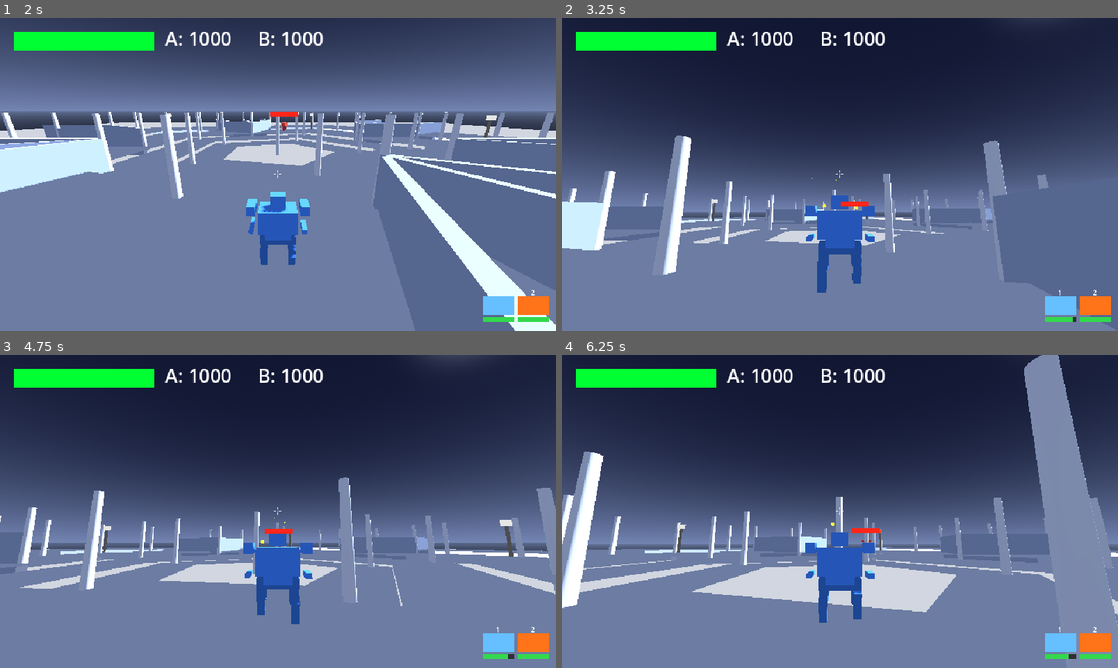
Above: before the commit, frames 1-4 (two rows, left to right).
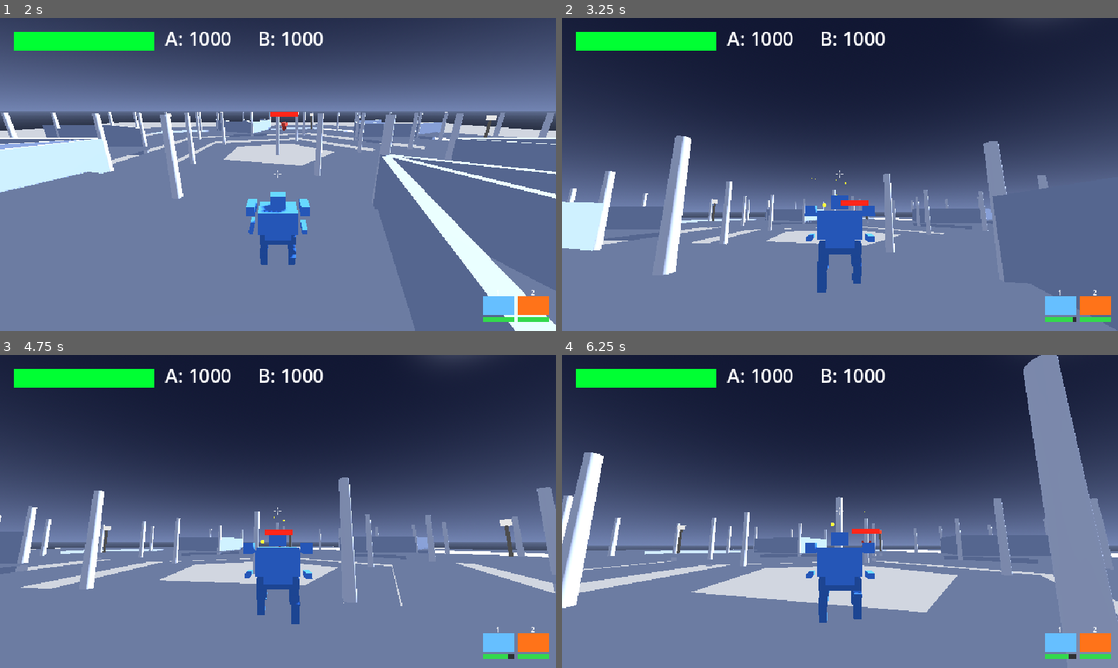
Above: after the commit, the same moments.

Repository: jonathandaley/Hardpoint
Game: Godot game, scene res://scenes/ui/TitleScreen.tscn
Same seed, same stepped clock (60 frames per second), same inputs: the game is played once before the commit and once after it.
Inputs (mouse positions are in pixels of both pictures, inside the frame that each line leads up to):
- Up to frame 1 (2 s): tap Enter (ui_accept) at 0.5, 0.77 s; move the mouse to (400, 158) at 0.52 s; press the mouse at (400, 158) at 0.53 s; hold D (move_right) 0.53-1.25 s; release the mouse at (400, 158) at 1.25 s; click "FIND MATCH" at 1.25 s
- Up to frame 2 (3.25 s): move the mouse to (812, 174) at 2.02 s; hold W (move_forward) from 2.03 s (still down); right-click (812, 174) at 2.1 s; tap Enter (ui_accept) at 2.27 s; move the mouse to (851, 168) at 2.77 s; press the mouse at (851, 168) at 2.78 s
- Up to frame 3 (4.75 s): keep holding W (move_forward); move the mouse to (272, 517) at 3.52 s; release the mouse at (272, 517) at 3.53 s; right-click (272, 517) at 3.6 s; tap Enter (ui_accept) at 3.77, 4.52 s; move the mouse to (316, 514) at 4.27 s; press the mouse at (316, 514) at 4.28 s
- Up to frame 4 (6.25 s): keep holding W (move_forward); move the mouse to (795, 508) at 5.02 s; release the mouse at (795, 508) at 5.03 s; right-click (795, 508) at 5.1 s; tap Enter (ui_accept) at 5.27 s; move the mouse to (845, 511) at 5.77 s; press the mouse at (845, 511) at 5.78 s

Frame 1 is identical in both runs. In frame 2, 0.1% of the frame differs, in the area x 0-87%, y 37-83%; in frame 3, 0.7%; in frame 4, 1.4%, in the area x 0-100%, y 0-87%.

Commit message:
Phase 2a: dynamic weapon instantiation from MechDef.weapon_slots
WeaponSlotDef resource holds position + weapon_scene per slot.
Mech.configure_weapons() clears scene-baked hardpoints and builds
them dynamically from the slot array. Arena calls configure_weapons
after spawn for both player and bot mechs.

All four MechDef .tres files now declare weapon_slots:
- Lynx/Hippogriff/Kestrel: RifleLight left, ProjectileGun right
- Warhog: RifleHeavy left, ProjectileGun right

Hardcoded weapons removed from Mech.tscn; WarhogMech.tscn deleted.

Co-Authored-By: Claude Sonnet 4.6 <noreply@anthropic.com>

Diff:
--- a/resources/mechs/Hippogriff.tres
+++ b/resources/mechs/Hippogriff.tres
@@ -1,7 +1,20 @@
-[gd_resource type="Resource" script_class="MechDef" load_steps=3 format=3]
+[gd_resource type="Resource" script_class="MechDef" load_steps=8 format=3]
 
 [ext_resource type="Script" path="res://scripts/MechDef.gd" id="1"]
 [ext_resource type="PackedScene" path="res://scenes/mech/Mech.tscn" id="2"]
+[ext_resource type="Script" path="res://scripts/WeaponSlotDef.gd" id="3"]
+[ext_resource type="PackedScene" path="res://scenes/weapons/RifleLight.tscn" id="4"]
+[ext_resource type="PackedScene" path="res://scenes/weapons/ProjectileGun.tscn" id="5"]
+
+[sub_resource type="Resource" id="1"]
+script = ExtResource("3")
+position = Vector3(-0.7, 1.1, 0.2)
+weapon_scene = ExtResource("4")
+
+[sub_resource type="Resource" id="2"]
+script = ExtResource("3")
+position = Vector3(0.7, 1.1, 0.2)
+weapon_scene = ExtResource("5")
 
 [resource]
 script = ExtResource("1")
@@ -12,4 +25,5 @@
 has_shields = false
 turn_acceleration = 8.4
 leg_rotation_speed = 15.0
+weapon_slots = [SubResource("1"), SubResource("2")]
 scene = ExtResource("2")
--- a/resources/mechs/Kestrel.tres
+++ b/resources/mechs/Kestrel.tres
@@ -1,7 +1,20 @@
-[gd_resource type="Resource" script_class="MechDef" load_steps=3 format=3]
+[gd_resource type="Resource" script_class="MechDef" load_steps=8 format=3]
 
 [ext_resource type="Script" path="res://scripts/MechDef.gd" id="1"]
 [ext_resource type="PackedScene" path="res://scenes/mech/Mech.tscn" id="2"]
+[ext_resource type="Script" path="res://scripts/WeaponSlotDef.gd" id="3"]
+[ext_resource type="PackedScene" path="res://scenes/weapons/RifleLight.tscn" id="4"]
+[ext_resource type="PackedScene" path="res://scenes/weapons/ProjectileGun.tscn" id="5"]
+
+[sub_resource type="Resource" id="1"]
+script = ExtResource("3")
+position = Vector3(-0.7, 1.1, 0.2)
+weapon_scene = ExtResource("4")
+
+[sub_resource type="Resource" id="2"]
+script = ExtResource("3")
+position = Vector3(0.7, 1.1, 0.2)
+weapon_scene = ExtResource("5")
 
 [resource]
 script = ExtResource("1")
@@ -16,4 +29,5 @@
 energy_shield_regen_delay = 3.0
 turn_acceleration = 8.4
 leg_rotation_speed = 15.0
+weapon_slots = [SubResource("1"), SubResource("2")]
 scene = ExtResource("2")
--- a/resources/mechs/Lynx.tres
+++ b/resources/mechs/Lynx.tres
@@ -1,7 +1,20 @@
-[gd_resource type="Resource" script_class="MechDef" load_steps=3 format=3]
+[gd_resource type="Resource" script_class="MechDef" load_steps=8 format=3]
 
 [ext_resource type="Script" path="res://scripts/MechDef.gd" id="1"]
 [ext_resource type="PackedScene" path="res://scenes/mech/Mech.tscn" id="2"]
+[ext_resource type="Script" path="res://scripts/WeaponSlotDef.gd" id="3"]
+[ext_resource type="PackedScene" path="res://scenes/weapons/RifleLight.tscn" id="4"]
+[ext_resource type="PackedScene" path="res://scenes/weapons/ProjectileGun.tscn" id="5"]
+
+[sub_resource type="Resource" id="1"]
+script = ExtResource("3")
+position = Vector3(-0.7, 1.1, 0.2)
+weapon_scene = ExtResource("4")
+
+[sub_resource type="Resource" id="2"]
+script = ExtResource("3")
+position = Vector3(0.7, 1.1, 0.2)
+weapon_scene = ExtResource("5")
 
 [resource]
 script = ExtResource("1")
@@ -15,4 +28,5 @@
 leg_hip_sweep = 0.16
 leg_bob_magnitude = 0.03
 leg_cycle_rate = 2.4
+weapon_slots = [SubResource("1"), SubResource("2")]
 scene = ExtResource("2")
--- a/resources/mechs/Warhog.tres
+++ b/resources/mechs/Warhog.tres
@@ -1,7 +1,20 @@
-[gd_resource type="Resource" script_class="MechDef" load_steps=3 format=3]
+[gd_resource type="Resource" script_class="MechDef" load_steps=8 format=3]
 
 [ext_resource type="Script" path="res://scripts/MechDef.gd" id="1"]
-[ext_resource type="PackedScene" path="res://scenes/mech/WarhogMech.tscn" id="2"]
+[ext_resource type="PackedScene" path="res://scenes/mech/Mech.tscn" id="2"]
+[ext_resource type="Script" path="res://scripts/WeaponSlotDef.gd" id="3"]
+[ext_resource type="PackedScene" path="res://scenes/weapons/RifleHeavy.tscn" id="4"]
+[ext_resource type="PackedScene" path="res://scenes/weapons/ProjectileGun.tscn" id="5"]
+
+[sub_resource type="Resource" id="1"]
+script = ExtResource("3")
+position = Vector3(-0.7, 1.1, 0.2)
+weapon_scene = ExtResource("4")
+
+[sub_resource type="Resource" id="2"]
+script = ExtResource("3")
+position = Vector3(0.7, 1.1, 0.2)
+weapon_scene = ExtResource("5")
 
 [resource]
 script = ExtResource("1")
@@ -16,4 +29,5 @@
 leg_hip_sweep = 0.32
 leg_bob_magnitude = 0.12
 leg_cycle_rate = 1.2
+weapon_slots = [SubResource("1"), SubResource("2")]
 scene = ExtResource("2")
--- a/scenes/arena/Arena.gd
+++ b/scenes/arena/Arena.gd
@@ -752,6 +752,7 @@
 	player_mech.leg_rotation_speed = mech_def.leg_rotation_speed
 	add_child(player_mech)
 	player_mech.configure_legs(mech_def.leg_hip_sweep, mech_def.leg_bob_magnitude, mech_def.leg_cycle_rate)
+	player_mech.configure_weapons(mech_def.weapon_slots)
 	_set_mech_color(player_mech, Color(0.25, 0.52, 0.95))
 
 	_player = Node.new()
@@ -790,6 +791,7 @@
 	player_mech.configure_legs(mech_def.leg_hip_sweep, mech_def.leg_bob_magnitude, mech_def.leg_cycle_rate)
 	player_mech.configure_shield(mech_def.has_shields, mech_def.shield_max_hp)
 	player_mech.configure_energy_shield(mech_def.has_energy_shield, mech_def.energy_shield_max_hp, mech_def.energy_shield_regen_rate, mech_def.energy_shield_regen_delay)
+	player_mech.configure_weapons(mech_def.weapon_slots)
 
 	var bot_def = load("res://resources/mechs/Hippogriff.tres")
 	bot_mech = bot_def.scene.instantiate()
@@ -805,6 +807,7 @@
 	bot_mech.configure_legs(bot_def.leg_hip_sweep, bot_def.leg_bob_magnitude, bot_def.leg_cycle_rate)
 	bot_mech.configure_shield(bot_def.has_shields, bot_def.shield_max_hp)
 	bot_mech.configure_energy_shield(bot_def.has_energy_shield, bot_def.energy_shield_max_hp, bot_def.energy_shield_regen_rate, bot_def.energy_shield_regen_delay)
+	bot_mech.configure_weapons(bot_def.weapon_slots)
 
 func _create_steps() -> void:
 	var mat := StandardMaterial3D.new()
--- a/scenes/mech/Mech.tscn
+++ b/scenes/mech/Mech.tscn
@@ -1,9 +1,7 @@
-[gd_scene load_steps=21 format=3]
+[gd_scene load_steps=19 format=3]
 
 [ext_resource type="Script" path="res://scripts/Mech.gd" id="1"]
 [ext_resource type="Script" path="res://scripts/BipedLegs.gd" id="2"]
-[ext_resource type="PackedScene" path="res://scenes/weapons/RifleLight.tscn" id="7"]
-[ext_resource type="PackedScene" path="res://scenes/weapons/ProjectileGun.tscn" id="8"]
 [ext_resource type="Script" path="res://scripts/PhysicalShield.gd" id="17"]
 [ext_resource type="Script" path="res://scripts/EnergyShield.gd" id="21"]
 
@@ -149,19 +147,6 @@
 mesh = SubResource("15")
 surface_material_override/0 = SubResource("4")
 
-[node name="HardpointLeft" type="Node3D" parent="Torso"]
-position = Vector3(-0.7, 1.1, 0.2)
-
-[node name="RifleLight" parent="Torso/HardpointLeft" instance=ExtResource("7")]
-
-[node name="HardpointRight" type="Node3D" parent="Torso"]
-position = Vector3(0.7, 1.1, 0.2)
-
-[node name="ProjectileGun" parent="Torso/HardpointRight" instance=ExtResource("8")]
-damage = 50.0
-fire_rate = 1.0
-projectile_speed = 35.0
-
 [node name="CameraArm" type="SpringArm3D" parent="Torso"]
 position = Vector3(0, 2.6, 0)
 rotation = Vector3(-0.3, 0, 0)
--- a/scenes/mech/WarhogMech.tscn
+++ /dev/null
@@ -1,190 +0,0 @@
-[gd_scene load_steps=21 format=3]
-
-[ext_resource type="Script" path="res://scripts/Mech.gd" id="1"]
-[ext_resource type="Script" path="res://scripts/BipedLegs.gd" id="2"]
-[ext_resource type="PackedScene" path="res://scenes/weapons/RifleHeavy.tscn" id="7"]
-[ext_resource type="PackedScene" path="res://scenes/weapons/ProjectileGun.tscn" id="8"]
-[ext_resource type="Script" path="res://scripts/PhysicalShield.gd" id="17"]
-[ext_resource type="Script" path="res://scripts/EnergyShield.gd" id="21"]
-
-[sub_resource type="CapsuleShape3D" id="3"]
-radius = 0.5
-height = 2.0
-
-[sub_resource type="StandardMaterial3D" id="4"]
-albedo_color = Color(0.55, 0.6, 0.65, 1)
-shading_mode = 0
-
-[sub_resource type="StandardMaterial3D" id="7"]
-albedo_color = Color(0.45, 0.5, 0.55, 1)
-shading_mode = 0
-
-[sub_resource type="BoxMesh" id="9"]
-size = Vector3(0.95, 0.22, 0.52)
-
-[sub_resource type="BoxMesh" id="10"]
-size = Vector3(0.22, 0.55, 0.20)
-
-[sub_resource type="BoxMesh" id="11"]
-size = Vector3(0.20, 0.55, 0.18)
-
-[sub_resource type="BoxMesh" id="16"]
-size = Vector3(0.18, 0.55, 0.16)
-
-[sub_resource type="BoxMesh" id="12"]
-size = Vector3(0.65, 0.18, 0.58)
-
-[sub_resource type="BoxMesh" id="13"]
-size = Vector3(0.98, 0.60, 0.72)
-
-[sub_resource type="BoxMesh" id="14"]
-size = Vector3(0.22, 0.24, 0.52)
-
-[sub_resource type="BoxMesh" id="15"]
-size = Vector3(0.40, 0.30, 0.36)
-
-[sub_resource type="BoxShape3D" id="18"]
-size = Vector3(1.6, 2.2, 0.06)
-
-[sub_resource type="BoxMesh" id="19"]
-size = Vector3(1.6, 2.2, 0.06)
-
-[sub_resource type="StandardMaterial3D" id="20"]
-albedo_color = Color(0.4, 0.6, 1.0, 1)
-shading_mode = 0
-
-[node name="Mech" type="CharacterBody3D"]
-script = ExtResource("1")
-
-[node name="CollisionShape3D" type="CollisionShape3D" parent="."]
-position = Vector3(0, 1, 0)
-shape = SubResource("3")
-
-[node name="Legs" type="Node3D" parent="."]
-script = ExtResource("2")
-
-[node name="Hips" type="MeshInstance3D" parent="Legs"]
-position = Vector3(0, 0.88, 0)
-mesh = SubResource("9")
-surface_material_override/0 = SubResource("7")
-
-[node name="LeftHip" type="Node3D" parent="Legs"]
-position = Vector3(-0.38, 0.95, 0)
-rotation = Vector3(0.524, 0, 0)
-
-[node name="UpperLeft" type="MeshInstance3D" parent="Legs/LeftHip"]
-position = Vector3(0, -0.275, 0)
-mesh = SubResource("10")
-surface_material_override/0 = SubResource("7")
-
-[node name="LeftKnee1" type="Node3D" parent="Legs/LeftHip"]
-position = Vector3(0, -0.55, 0)
-rotation = Vector3(-2.094, 0, 0)
-
-[node name="MidLeft" type="MeshInstance3D" parent="Legs/LeftHip/LeftKnee1"]
-position = Vector3(0, -0.275, 0)
-mesh = SubResource("11")
-surface_material_override/0 = SubResource("7")
-
-[node name="LeftKnee2" type="Node3D" parent="Legs/LeftHip/LeftKnee1"]
-position = Vector3(0, -0.55, 0)
-rotation = Vector3(2.094, 0, 0)
-
-[node name="LowerLeft" type="MeshInstance3D" parent="Legs/LeftHip/LeftKnee1/LeftKnee2"]
-position = Vector3(0, -0.275, 0)
-mesh = SubResource("16")
-surface_material_override/0 = SubResource("7")
-
-[node name="RightHip" type="Node3D" parent="Legs"]
-position = Vector3(0.38, 0.95, 0)
-rotation = Vector3(0.524, 0, 0)
-
-[node name="UpperRight" type="MeshInstance3D" parent="Legs/RightHip"]
-position = Vector3(0, -0.275, 0)
-mesh = SubResource("10")
-surface_material_override/0 = SubResource("7")
-
-[node name="RightKnee1" type="Node3D" parent="Legs/RightHip"]
-position = Vector3(0, -0.55, 0)
-rotation = Vector3(-2.094, 0, 0)
-
-[node name="MidRight" type="MeshInstance3D" parent="Legs/RightHip/RightKnee1"]
-position = Vector3(0, -0.275, 0)
-mesh = SubResource("11")
-surface_material_override/0 = SubResource("7")
-
-[node name="RightKnee2" type="Node3D" parent="Legs/RightHip/RightKnee1"]
-position = Vector3(0, -0.55, 0)
-rotation = Vector3(2.094, 0, 0)
-
-[node name="LowerRight" type="MeshInstance3D" parent="Legs/RightHip/RightKnee1/RightKnee2"]
-position = Vector3(0, -0.275, 0)
-mesh = SubResource("16")
-surface_material_override/0 = SubResource("7")
-
-[node name="Torso" type="Node3D" parent="."]
-
-[node name="Waist" type="MeshInstance3D" parent="Torso"]
-position = Vector3(0, 1.02, 0)
-mesh = SubResource("12")
-surface_material_override/0 = SubResource("4")
-
-[node name="Body" type="MeshInstance3D" parent="Torso"]
-position = Vector3(0, 1.42, 0)
-mesh = SubResource("13")
-surface_material_override/0 = SubResource("4")
-
-[node name="ShoulderLeft" type="MeshInstance3D" parent="Torso"]
-position = Vector3(-0.68, 1.72, 0)
-mesh = SubResource("14")
-surface_material_override/0 = SubResource("4")
-
-[node name="ShoulderRight" type="MeshInstance3D" parent="Torso"]
-position = Vector3(0.68, 1.72, 0)
-mesh = SubResource("14")
-surface_material_override/0 = SubResource("4")
-
-[node name="Head" type="MeshInstance3D" parent="Torso"]
-position = Vector3(0, 1.92, 0)
-mesh = SubResource("15")
-surface_material_override/0 = SubResource("4")
-
-[node name="HardpointLeft" type="Node3D" parent="Torso"]
-position = Vector3(-0.7, 1.1, 0.2)
-
-[node name="RifleHeavy" parent="Torso/HardpointLeft" instance=ExtResource("7")]
-
-[node name="HardpointRight" type="Node3D" parent="Torso"]
-position = Vector3(0.7, 1.1, 0.2)
-
-[node name="ProjectileGun" parent="Torso/HardpointRight" instance=ExtResource("8")]
-damage = 50.0
-fire_rate = 1.0
-projectile_speed = 35.0
-
-[node name="CameraArm" type="SpringArm3D" parent="Torso"]
-position = Vector3(0, 2.6, 0)
-rotation = Vector3(-0.3, 0, 0)
-spring_length = 5.0
-collision_mask = 1
-
-[node name="Camera3D" type="Camera3D" parent="Torso/CameraArm"]
-position = Vector3(0, 0, 5)
-
-[node name="EnergyShield" type="Node" parent="."]
-script = ExtResource("21")
-
-[node name="PhysicalShield" type="StaticBody3D" parent="Torso"]
-position = Vector3(0, 1.1, -0.42)
-visible = false
-collision_layer = 2
-collision_mask = 0
-script = ExtResource("17")
-
-[node name="CollisionShape3D" type="CollisionShape3D" parent="Torso/PhysicalShield"]
-disabled = true
-shape = SubResource("18")
-
-[node name="ShieldMesh" type="MeshInstance3D" parent="Torso/PhysicalShield"]
-mesh = SubResource("19")
-surface_material_override/0 = SubResource("20")
--- a/scripts/Mech.gd
+++ b/scripts/Mech.gd
@@ -96,6 +96,27 @@
 	if is_instance_valid(_shield) and _shield.visible:
 		rids.append(_shield.get_rid())
 	return rids
+
+func configure_weapons(slots: Array) -> void:
+	if slots.is_empty():
+		return
+	for child in torso.get_children():
+		if child.name.begins_with("Hardpoint"):
+			child.queue_free()
+	for i in slots.size():
+		var slot = slots[i]
+		var scene: PackedScene = slot.weapon_scene
+		if scene == null:
+			continue
+		var hp := Node3D.new()
+		hp.name = "Hardpoint%d" % i
+		hp.position = slot.position
+		torso.add_child(hp)
+		var weapon: Node = scene.instantiate()
+		if "owner_mech" in weapon:
+			weapon.owner_mech = self
+		hp.add_child(weapon)
+	_build_weapon_list()
 
 func configure_legs(hip_sweep: float, bob_magnitude: float, cycle_rate: float) -> void:
 	legs.set("hip_sweep_amount", hip_sweep)
--- /dev/null
+++ b/scripts/WeaponSlotDef.gd
@@ -0,0 +1,5 @@
+class_name WeaponSlotDef
+extends Resource
+
+@export var position: Vector3 = Vector3.ZERO
+@export var weapon_scene: PackedScene = null
